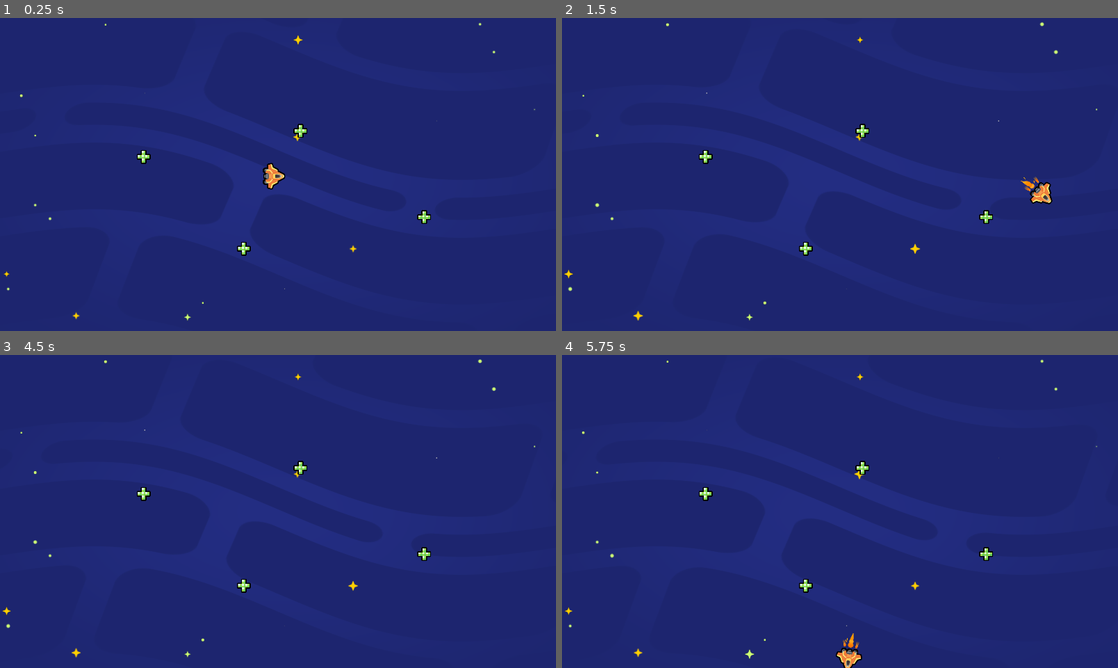
Above: before the commit, frames 1-4 (two rows, left to right).
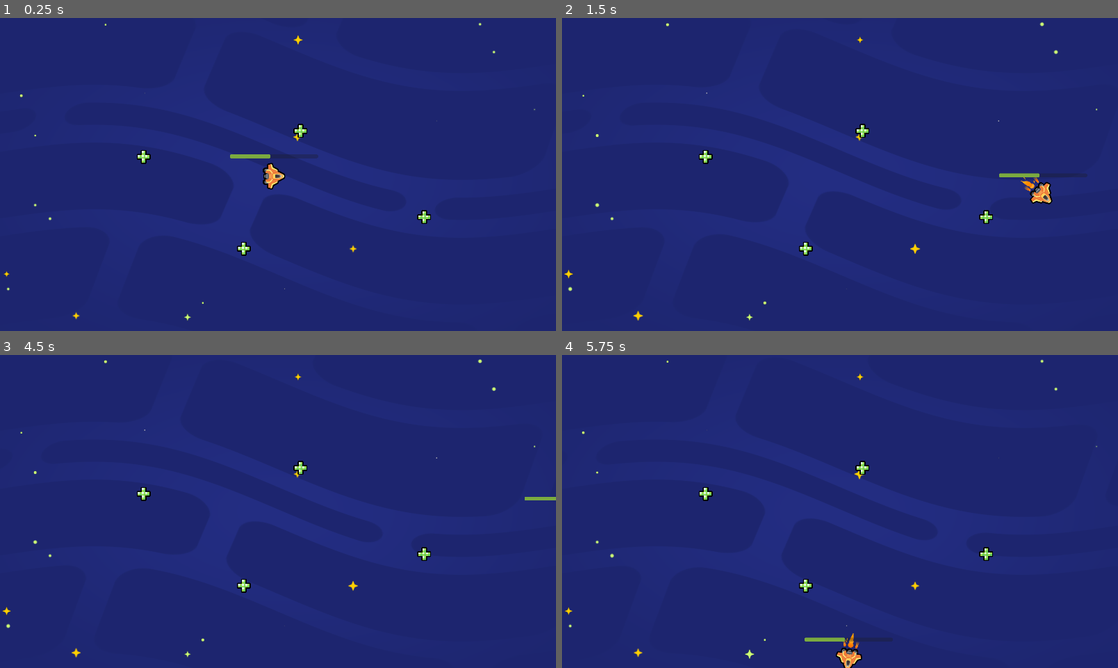
Above: after the commit, the same moments.

Repository: monkeytickler812/2d-GameDev-Course
Game: Godot game, scene res://lessons/space_level.tscn
Same seed, same stepped clock (60 frames per second), same inputs: the game is played once before the commit and once after it.
Inputs:
- Up to frame 1 (0.25 s): no input
- Up to frame 2 (1.5 s): hold D (move_right) 0.53-1.28 s; hold S (move_down) from 1.28 s (still down)
- Up to frame 3 (4.5 s): release S (move_down) at 2.03 s; hold D (move_right) 2.03-2.78 s; hold W (move_up) 2.78-3.53 s; tap Enter at 3.5 s; hold A (move_left) from 3.53 s (still down)
- Up to frame 4 (5.75 s): release A (move_left) at 5.03 s; hold S (move_down) from 5.03 s (still down)

The runs differ from the first frame. In frame 1, 0.2% of the frame differs, in the area x 41-58%, y 43-45%; in frame 2, 0.2%; in frame 3, less than 0.1%; in frame 4, 0.2%.

Commit message:
L4 complete

Diff:
--- a/05.loot_it_all_workbook/lessons/ship.gd
+++ b/05.loot_it_all_workbook/lessons/ship.gd
@@ -20,4 +20,4 @@
 	position += velocity * delta
 
 	if velocity.length() > 0.0:
-		rotation = velocity.angle()
+		get_node("Sprite2D").rotation = velocity.angle()
--- a/05.loot_it_all_workbook/lessons/ship.tscn
+++ b/05.loot_it_all_workbook/lessons/ship.tscn
@@ -7,6 +7,13 @@
 
 [sub_resource type="CircleShape2D" id="CircleShape2D_gy7sl"]
 radius = 46.0109
+
+[sub_resource type="StyleBoxFlat" id="StyleBoxFlat_u1jub"]
+bg_color = Color(0.482353, 0.670588, 0.25098, 1)
+corner_radius_top_left = 4
+corner_radius_top_right = 4
+corner_radius_bottom_right = 4
+corner_radius_bottom_left = 4
 
 [node name="Ship" type="Area2D"]
 script = ExtResource("4_p1sls")
@@ -28,3 +35,19 @@
 
 [node name="CollisionShape2D" type="CollisionShape2D" parent="."]
 shape = SubResource("CircleShape2D_gy7sl")
+
+[node name="UI" type="Control" parent="."]
+layout_mode = 3
+anchors_preset = 0
+offset_right = 40.0
+offset_bottom = 40.0
+
+[node name="ProgressBar" type="ProgressBar" parent="UI"]
+layout_mode = 0
+offset_left = -152.0
+offset_top = -75.0
+offset_right = 153.0
+offset_bottom = -62.0
+theme_override_styles/fill = SubResource("StyleBoxFlat_u1jub")
+value = 46.0
+show_percentage = false
Not shown: 1 places in 05.loot_it_all_workbook/lessons/ship.tscn that only renumber resources
